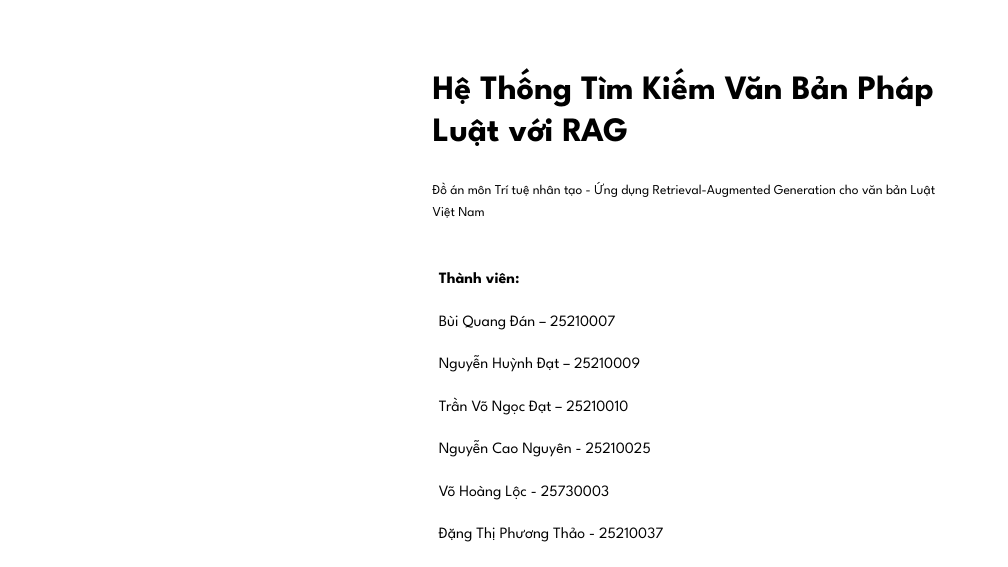
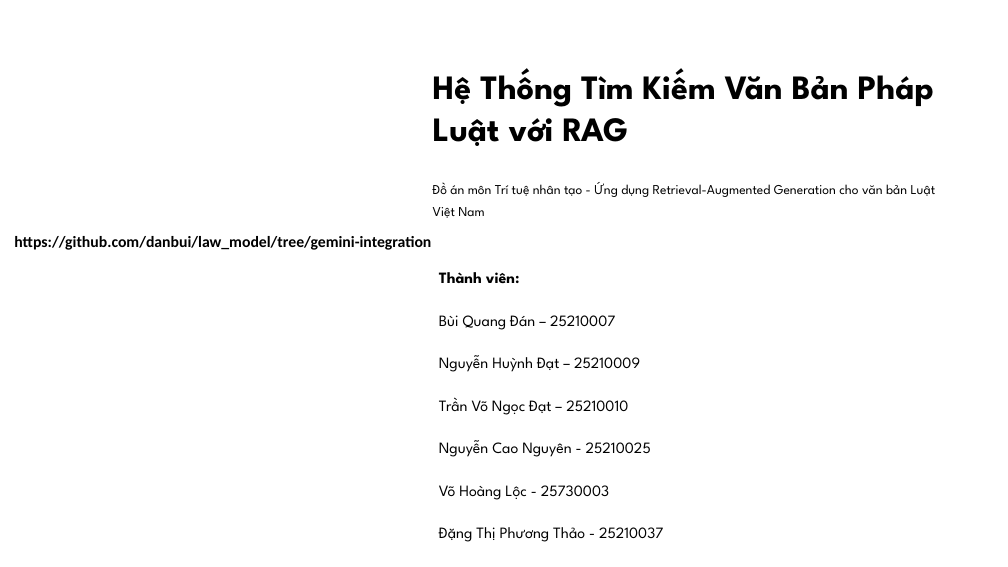
Before and after one commit to danbui/law_model, a slide deck: slide 1 of He-Thong-Tim-Kiem-Van-Ban-Phap-Luat-voi-RAG.pptx. Drawn at 1008x567 pixels with LibreOffice and Linux fonts; fonts in the diff are those of the drawing. Boxes give left, top, right and bottom in pixels: in the first picture for what was removed or moved away, otherwise in the second. Text is boxed around its words. In the diff, an @@ line names an element or a change of style, - is before the commit and + after.

```diff
--- a/He-Thong-Tim-Kiem-Van-Ban-Phap-Luat-voi-RAG.pptx
+++ b/He-Thong-Tim-Kiem-Van-Ban-Phap-Luat-voi-RAG.pptx
@@ text added at box(14, 236, 431, 250), 18 pt, text #000000, bold @@
+https://github.com/danbui/law_model/tree/gemini-integration
```
